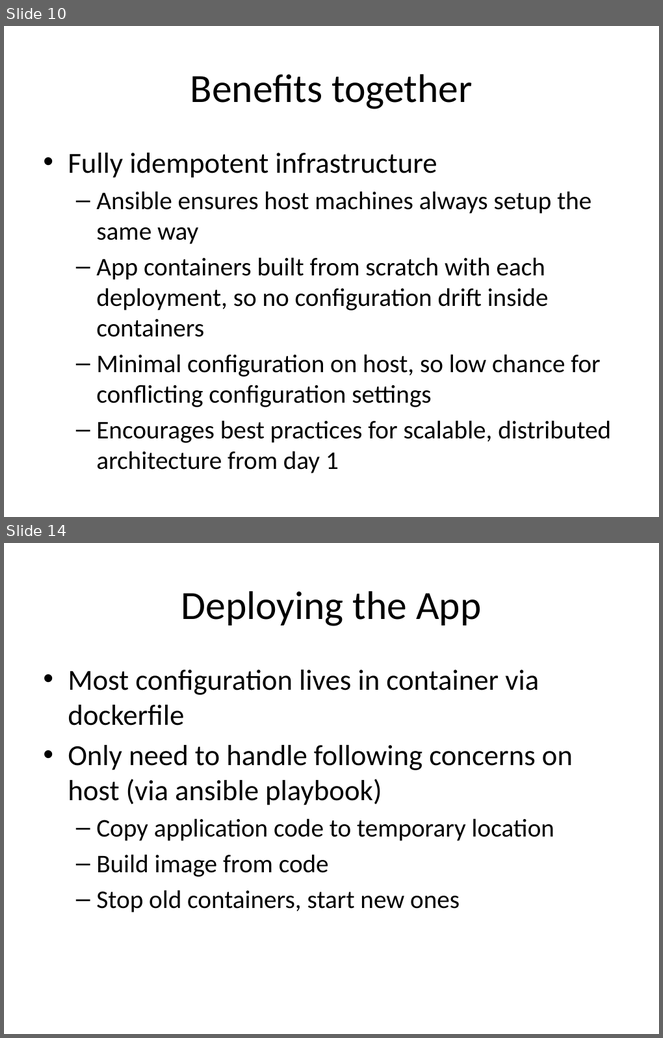
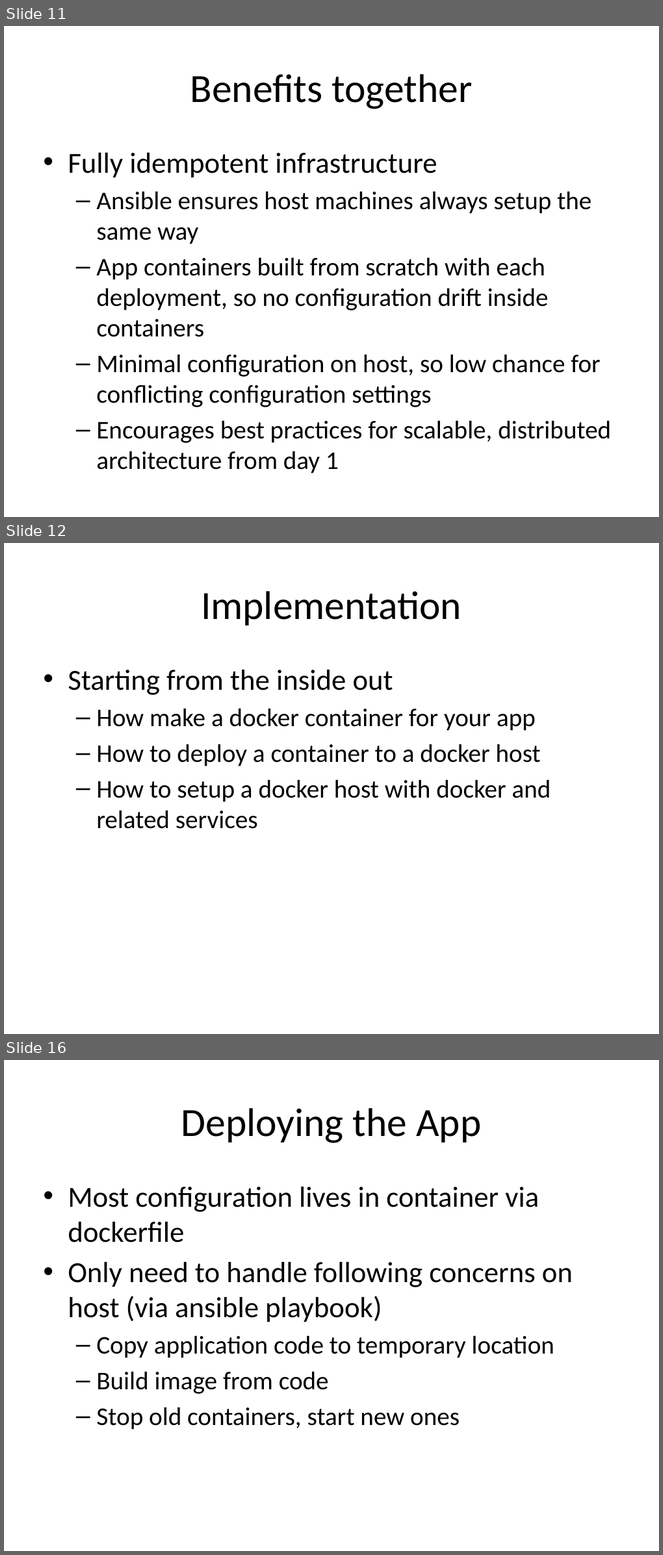
Before and after one commit to AndrewSwerlick/docker-talk, a slide deck: slides.pptx. Shown one above the other, each under a label of ours: slides 10 and 14 before the commit, slides 11, 12 and 16 after it; the slides between them are not shown. The pictures are 663x1038 and 663x1555 pixels, drawn with LibreOffice and Linux fonts; fonts in the diff are those of the drawing. Boxes give left, top, right and bottom in pixels: in the first picture for what was removed or moved away, otherwise in the second. Text is boxed around its words. In the diff, an @@ line names an element or a change of style, - is before the commit and + after.

Commit message:
adding better conclusion and better explanation of docker networking during the overview

```diff
--- a/slides.pptx
+++ b/slides.pptx
@@ slide 12 added at [4, 543, 659, 1034], background #FFFFFF @@
@@ title added at [201, 591, 462, 626], 44 pt, text #000000 @@
+Implementation
@@ text added at [68, 670, 551, 829], 28 pt, text #000000 @@
+• Starting from the inside out
+  – How make a docker container for your app
+  – How to deploy a container to a docker host
+  – How to setup a docker host with docker and related services
@@ what was slide 10 is now slide 11 @@
@@ what was slide 14 is now slide 16 @@
```
Also in this commit, not shown: 8 slides changed, 3 other slides added, 1 slide removed.
